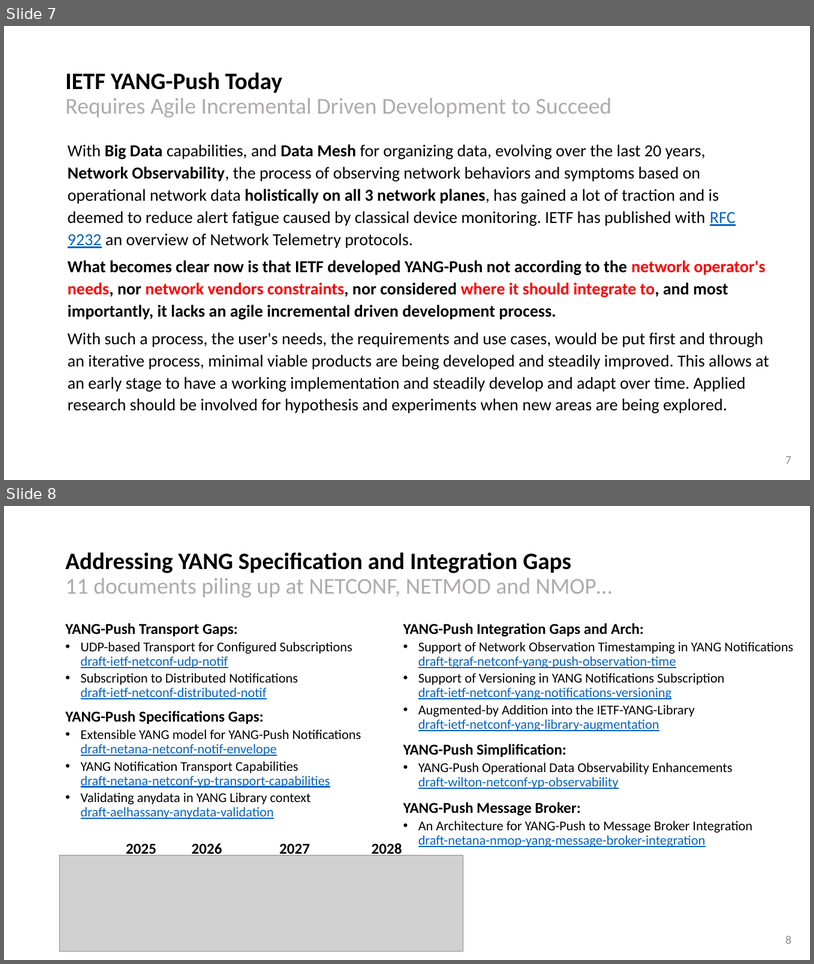
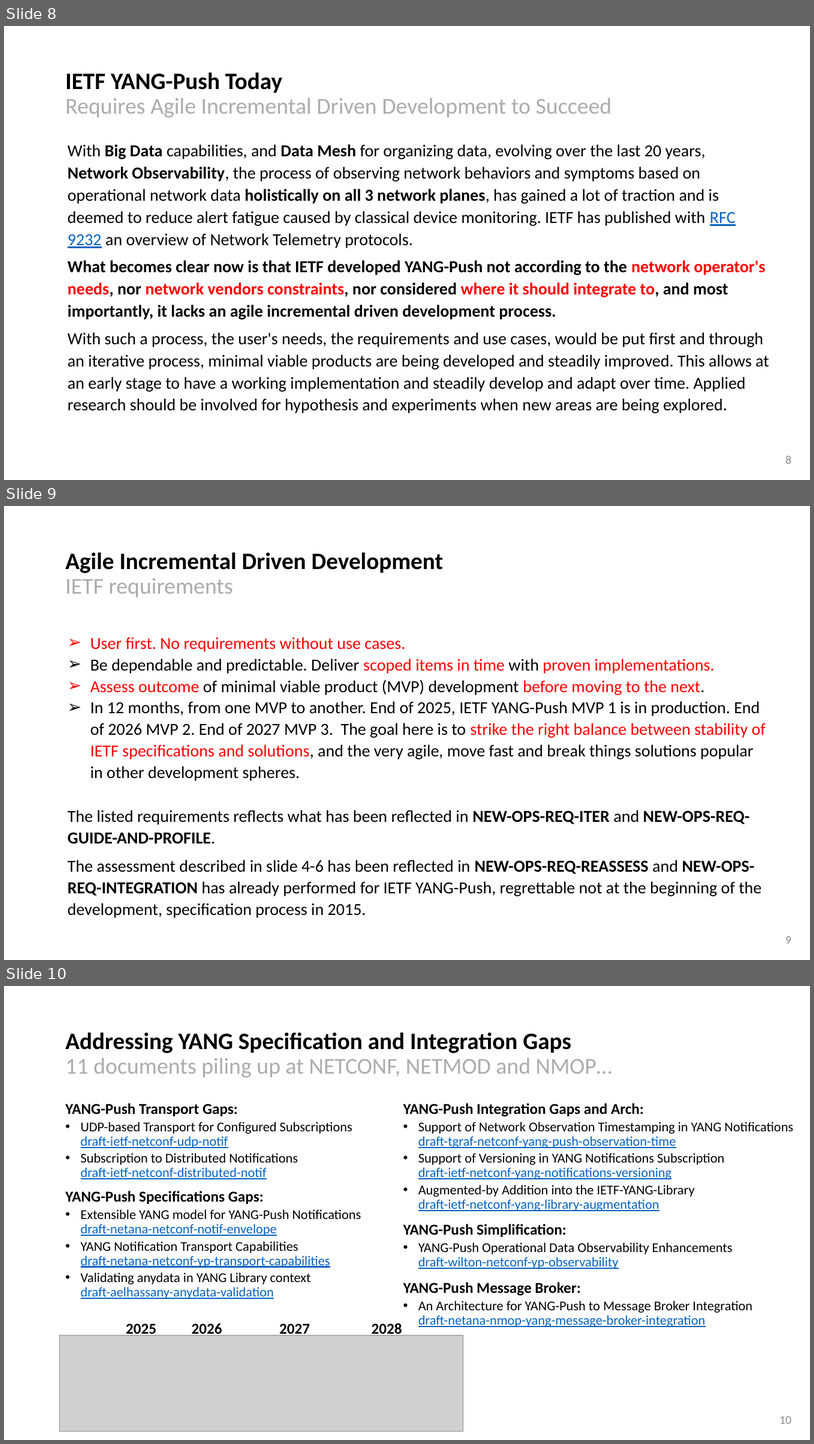
Before and after one commit to network-analytics/ietf-network-analytics-document-status, a slide deck: 122/NEMOPS/IAB NEMOPS - YANG-Push - Agile Incremental Driven Development.pptx. Shown one above the other, each under a label of ours: slides 7 and 8 before the commit, slides 8, 9 and 10 after it. The pictures are 814x964 and 814x1444 pixels, drawn with LibreOffice and Linux fonts; fonts in the diff are those of the drawing; grey boxes stand for pictures. Boxes give left, top, right and bottom in pixels: in the first picture for what was removed or moved away, otherwise in the second. Text is boxed around its words. In the diff, an @@ line names an element or a change of style, - is before the commit and + after.

```diff
--- a/122/NEMOPS/IAB NEMOPS - YANG-Push - Agile Incremental Driven Development.pptx
+++ b/122/NEMOPS/IAB NEMOPS - YANG-Push - Agile Incremental Driven Development.pptx
@@ slide 9 added at <box>4,506,810,960</box>, background #FFFFFF @@
@@ title added at <box>65,552,443,597</box>, 28 pt, text #000000, bold @@
+Agile Incremental Driven Development
+IETF requirements
@@ text added at <box>68,637,766,918</box>, 20 pt, text #000000 @@
+➢ User first. No requirements without use cases.
+➢ Be dependable and predictable. Deliver scoped items in time with proven implementations.
+➢ Assess outcome of minimal viable product (MVP) development before moving to the next.
+➢ In 12 months, from one MVP to another. End of 2025, IETF YANG-Push MVP 1 is in production. End of 2026 MVP 2. End of 2027 MVP 3. The goal here is to strike the right balance between stability of IETF specifications and solutions, and the very agile, move fast and break things solutions popular in other development spheres.
+The listed requirements reflects what has been reflected in NEW-OPS-REQ-ITER and NEW-OPS-REQ-GUIDE-AND-PROFILE.
+The assessment described in slide 4-6 has been reflected in NEW-OPS-REQ-REASSESS and NEW-OPS-REQ-INTEGRATION has already performed for IETF YANG-Push, regrettable not at the beginning of the development, specification process in 2015.
@@ page number added at <box>786,936,792,943</box>, 14 pt, text #8C8C8C @@
+9
@@ what was slide 7 is now slide 8 @@
@@ page number at <box>786,455,792,463</box>: text changed @@
-7
+8
@@ what was slide 8 is now slide 10 @@
@@ page number at <box>780,1416,792,1423</box>: text changed @@
-8
+10
```
Also in this commit, not shown: 2 slides changed, 1 other slide added, 1 other file.
